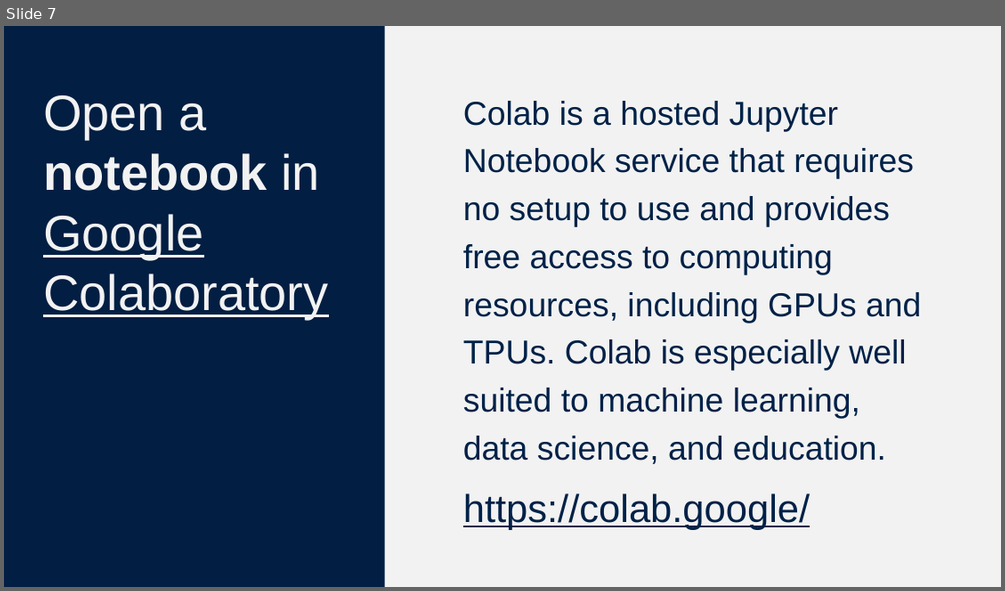
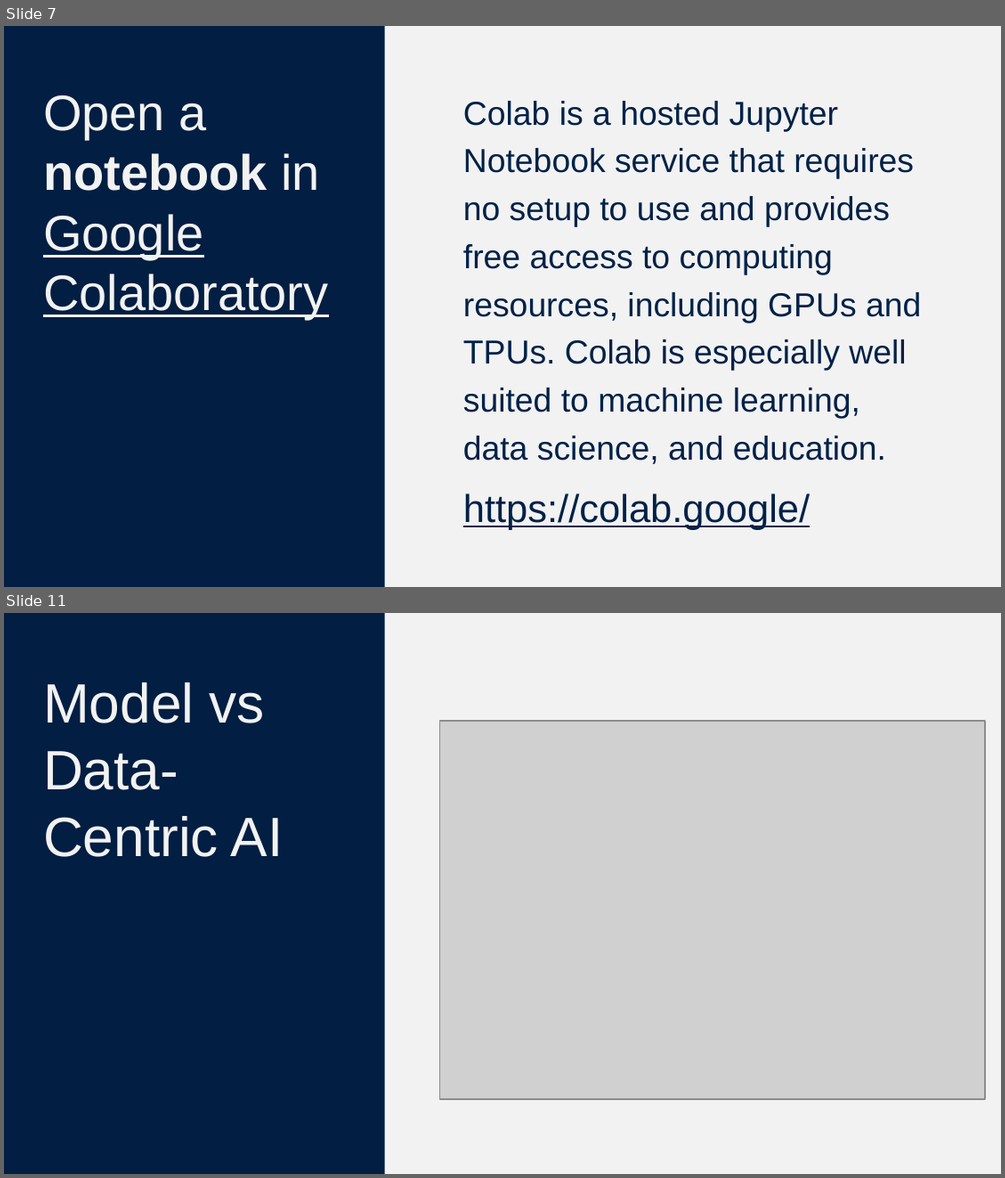
Before and after one commit to ChenZijiSubset/coding_class, a slide deck: Lecture0IntroCS.pptx. Shown one above the other, each under a label of ours: slide 7 before the commit, slides 7 and 11 after it; the slides between them are not shown. The pictures are 1005x591 and 1005x1178 pixels, drawn with LibreOffice and Linux fonts; fonts in the diff are those of the drawing; grey boxes stand for pictures. Boxes give left, top, right and bottom in pixels: in the first picture for what was removed or moved away, otherwise in the second. Text is boxed around its words. In the diff, an @@ line names an element or a change of style, - is before the commit and + after.

```diff
--- a/Lecture0IntroCS.pptx
+++ b/Lecture0IntroCS.pptx
@@ slide 11 added at <box>4,613,1001,1174</box>, background #F2F2F2 @@
@@ title added at <box>4,613,385,1173</box>, fill #021E42, 40 pt, text #F2F2F2 @@
+Model vs Data-Centric AI
@@ picture added at <box>439,721,985,1100</box> @@
```
Also in this commit, not shown: 3 slides changed, 15 other slides added, 1 other file.
